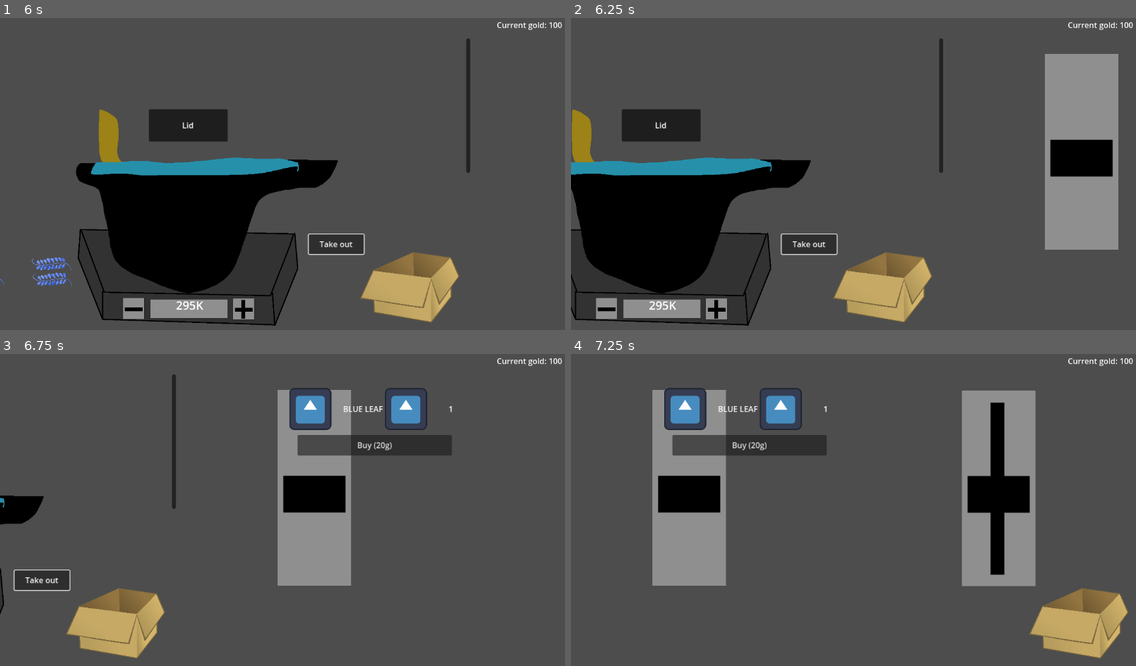
Above: before the commit, frames 1-4 (two rows, left to right).
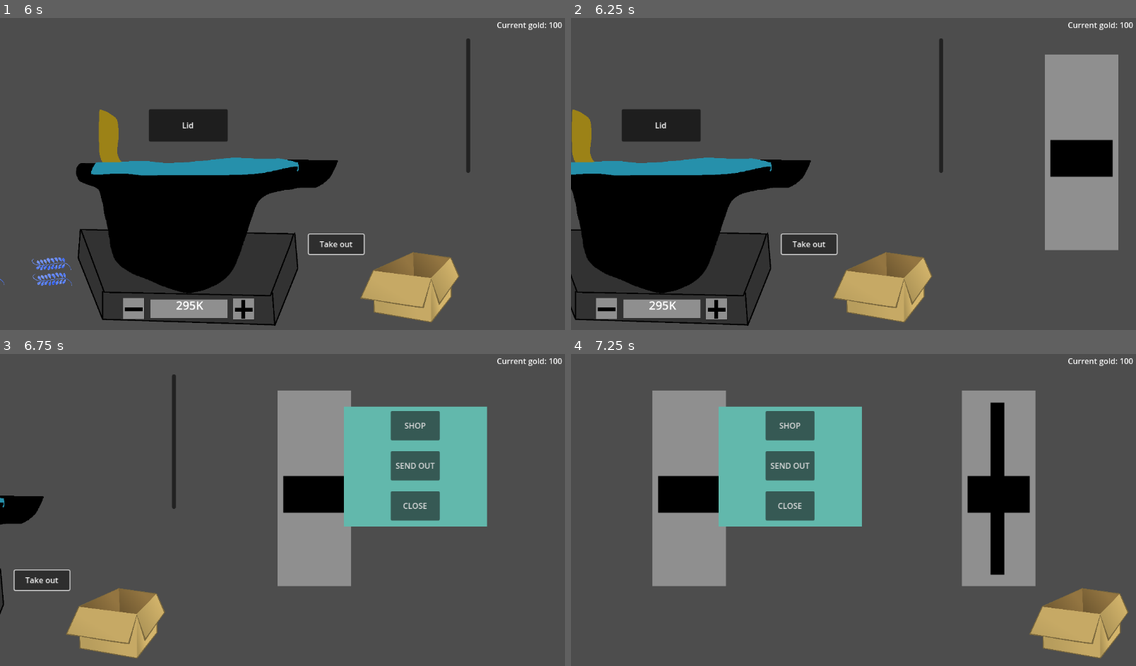
Above: after the commit, the same moments.

Repository: Gutek8134/poison-craft
Game: Godot game, scene res://scenes/levels/main.tscn
Two runs of this game, one before a commit and one after it. Both use one fixed random seed, a clock stepped at 60 frames per second and the inputs below. The engine's default icon, where the game draws it, is replaced by a stand-in: a white triangle on a blue panel in a dark square.
Inputs (mouse positions are in pixels of both pictures, inside the frame that each line leads up to):
- Up to frame 1 (6 s): click "Lid" at 0.5 s; click (327, 308) at 1.25 s; click (220, 308) at 2 s; click "Take out" at 2.75 s; tap Enter at 3.5 s; drag from (50, 280) to (265, 270) at 3.52 s; drag from (113, 264) to (265, 270) at 4.27 s; move the mouse to (135, 280) at 5.02 s; hold Right (Right) 5.03-5.75 s; hold Ctrl 5.03-5.75 s; click (135, 280) at 5.17 s; tap Space at 5.75 s; drag from (254, 239) to (113, 127) at 5.77 s
- Up to frame 2 (6.25 s): no input
- Up to frame 3 (6.75 s): drag from (412, 488) to (214, 616) at 6.52 s
- Up to frame 4 (7.25 s): no input

Frame 1 is identical in both runs. In frame 2, 0.1% of the frame differs, in the area x 83-97%, y 11-75%; in frame 3, 10%; in frame 4, 10%, in the area x 14-52%, y 10-75%.

Commit message:
Customer and Salesperson can finally go away, also improved UI a bit

Diff:
--- a/project.godot
+++ b/project.godot
@@ -18,7 +18,7 @@
 [autoload]
 
 InventoryManager="*res://scripts/inventory_manager.gd"
-CustomerManager="res://scripts/customer_manager.gd"
+CustomerManager="*res://scripts/customer_manager.gd"
 KnowledgeManager="*res://scripts/knowledge_manager.gd"
 
 [display]
--- a/scenes/prefabs/salesperson.tscn
+++ b/scenes/prefabs/salesperson.tscn
@@ -20,7 +20,6 @@
 shape = SubResource("RectangleShape2D_pbuwa")
 
 [node name="Sprite2D" type="Sprite2D" parent="Area2D/CollisionShape2D"]
-position = Vector2(0, -0.500004)
 scale = Vector2(0.608333, 1.65417)
 texture = ExtResource("2_lm4uw")
 
@@ -44,5 +43,59 @@
 grow_horizontal = 1
 grow_vertical = 1
 
+[node name="DialogueMenu" type="Control" parent="."]
+visible = false
+layout_mode = 3
+anchors_preset = 0
+offset_left = 60.0
+offset_top = -167.0
+offset_right = 60.0
+offset_bottom = -167.0
+
+[node name="Background" type="ColorRect" parent="DialogueMenu"]
+offset_right = 292.0
+offset_bottom = 245.0
+color = Color(0.384394, 0.719996, 0.676708, 1)
+
+[node name="ButtonContainer" type="VBoxContainer" parent="DialogueMenu"]
+offset_right = 292.0
+offset_bottom = 242.0
+
+[node name="Shop" type="CenterContainer" parent="DialogueMenu/ButtonContainer"]
+custom_minimum_size = Vector2(0, 78.62)
+layout_mode = 2
+size_flags_horizontal = 3
+size_flags_vertical = 0
+
+[node name="Button" type="Button" parent="DialogueMenu/ButtonContainer/Shop"]
+custom_minimum_size = Vector2(100, 60)
+layout_mode = 2
+text = "SHOP"
+
+[node name="SendOut" type="CenterContainer" parent="DialogueMenu/ButtonContainer"]
+custom_minimum_size = Vector2(0, 78.62)
+layout_mode = 2
+size_flags_horizontal = 3
+size_flags_vertical = 0
+
+[node name="Button" type="Button" parent="DialogueMenu/ButtonContainer/SendOut"]
+custom_minimum_size = Vector2(100, 60)
+layout_mode = 2
+text = "SEND OUT"
+
+[node name="Close" type="CenterContainer" parent="DialogueMenu/ButtonContainer"]
+custom_minimum_size = Vector2(0, 78.62)
+layout_mode = 2
+size_flags_horizontal = 3
+size_flags_vertical = 0
+
+[node name="Button" type="Button" parent="DialogueMenu/ButtonContainer/Close"]
+custom_minimum_size = Vector2(100, 60)
+layout_mode = 2
+text = "CLOSE"
+
 [connection signal="body_entered" from="Area2D" to="." method="_on_area_2d_body_entered"]
 [connection signal="input_event" from="Area2D" to="." method="_on_area_2d_input_event"]
+[connection signal="pressed" from="DialogueMenu/ButtonContainer/Shop/Button" to="." method="_on_shop_button_pressed"]
+[connection signal="pressed" from="DialogueMenu/ButtonContainer/SendOut/Button" to="." method="go_away"]
+[connection signal="pressed" from="DialogueMenu/ButtonContainer/Close/Button" to="." method="dialogue_menu_off"]
--- a/scripts/customer.gd
+++ b/scripts/customer.gd
@@ -102,14 +102,15 @@
 	dialogue_box_2.say(_text, time)
 
 
-func try_buy_potion(potion: Ingredient) -> void:
+func try_buy_potion(potion: Ingredient) -> bool:
 	var price = get_final_price(potion)
 	if price == 0:
 		say("This is worthless!", 5, 2)
-		return
+		return false
 
 	say("Thank you", 3, 2)
 	InventoryManager.add_gold(price)
+	return true
 
 func get_final_price(potion: Ingredient) -> int:
 	var potion_effects: Array[SubstanceEffect] = []
@@ -153,8 +154,12 @@
 			say("Why are you giving this to me?", 3)
 			return
 
-		try_buy_potion(body)
-		return
+		if try_buy_potion(body):
+			go_away()
+
+func go_away() -> void:
+	CustomerManager.customer_went_away.emit()
+	CoroutinesLib.invoke(queue_free, get_tree(), 10)
 
 var _introduction_is_said: bool = false
 func _on_area_2d_input_event(_viewport: Node, event: InputEvent, _shape_idx: int) -> void:
--- a/scripts/customer_manager.gd
+++ b/scripts/customer_manager.gd
@@ -1,8 +1,11 @@
 extends Node
+
+signal customer_went_away()
 
 func _ready() -> void:
     spawn_customer.call_deferred()
     spawn_salesperson.call_deferred()
+    customer_went_away.connect(func(): return )
 
 func spawn_customer():
     var customer: Customer = Customer.generate_random_customer()
--- a/scripts/main_scene.gd
+++ b/scripts/main_scene.gd
@@ -25,6 +25,16 @@
 var starting_position: Vector2
 var ending_position: Vector2
 
+## Basically a semaphore, but without locks
+## Implemented this way in case multiple ui elements want to lock the current screen
+var _movement_locks: int = 0
+
+func lock_movement() -> void:
+	_movement_locks += 1
+
+func unlock_movement() -> void:
+	_movement_locks -= 1
+
 func _ready() -> void:
 	inventory_ui.update_spawn_node()
 	InventoryManager.gold_display = $CurrentGold
@@ -37,6 +47,11 @@
 func _unhandled_key_input(event: InputEvent) -> void:
 	if scene_movement_timer and is_instance_valid(scene_movement_timer) and not is_zero_approx(scene_movement_timer.time_left):
 		return
+
+	# Most UI prefers to stay on the same scene
+	if _movement_locks > 0:
+		return
+
 	var previous_scene: Node2D = currently_selected_scene
 	var next_scene: Node2D
 	var next_scene_index: Vector2i
--- a/scripts/salesperson.gd
+++ b/scripts/salesperson.gd
@@ -6,6 +6,7 @@
 
 @onready var shop_ui = $Shop
 @onready var shop_items_container = $Shop/ScrollContainer/GridContainer
+@onready var dialogue_menu = $DialogueMenu
 
 const shop_item_scene = preload("res://scenes/prefabs/ui/shop_item.tscn")
 
@@ -19,6 +20,7 @@
 
 
 var ingredient_data_table: IngredientDataTable = IngredientDataTable.factory()
+var scene_changer: MainScene
 
 const salesperson_scene: PackedScene = preload("res://scenes/prefabs/salesperson.tscn")
 
@@ -40,6 +42,12 @@
 		"Blue Leaf": shop_item_scene.instantiate()
 	}
 	assortment["Blue Leaf"].ingredient_name = "Blue Leaf"
+
+	if get_tree().current_scene is MainScene:
+		scene_changer = get_tree().current_scene
+	else:
+		scene_changer = null
+
 	print(assortment)
 	setup_shop()
 	update_shop_display()
@@ -54,13 +62,65 @@
 func update_shop_display() -> void:
 	pass
 
+func go_away() -> void:
+	# Just in case
+	dialogue_menu_off()
+	CustomerManager.customer_went_away.emit()
+	CoroutinesLib.invoke(queue_free, get_tree(), 4)
+
+func dialogue_menu_on() -> void:
+	if dialogue_menu.visible:
+		return
+
+	dialogue_menu.visible = true
+	if scene_changer != null:
+		scene_changer.lock_movement()
+
+func dialogue_menu_off() -> void:
+	if not dialogue_menu.visible:
+		return
+
+	dialogue_menu.visible = false
+	if scene_changer != null:
+		scene_changer.unlock_movement()
+
+func shop_ui_on() -> void:
+	if shop_ui.visible:
+		return
+
+	shop_ui.visible = true
+	if scene_changer != null:
+		scene_changer.lock_movement()
+
+func shop_ui_off() -> void:
+	if not shop_ui.visible:
+		return
+
+	shop_ui.visible = false
+	if scene_changer != null:
+		scene_changer.unlock_movement()
+
+
 func _on_area_2d_body_entered(_body: Node2D) -> void:
 	pass
 
 func _on_area_2d_input_event(_viewport: Node, event: InputEvent, _shape_idx: int) -> void:
 	if event is InputEventMouseButton:
 		if event.pressed and event.button_index == MOUSE_BUTTON_LEFT:
-			shop_ui.visible = !shop_ui.visible
+			dialogue_menu_on()
+
+		if event.pressed and event.button_index == MOUSE_BUTTON_RIGHT:
+			dialogue_menu_off()
+
+func _on_shop_button_pressed() -> void:
+	dialogue_menu_off()
+	shop_ui_on()
+
+func _unhandled_input(event: InputEvent) -> void:
+	if event is InputEventKey:
+		if event.pressed and event.keycode == KEY_ESCAPE:
+			dialogue_menu_off()
+			shop_ui_off()
 
 func _on_item_run_out(ingredient_name: String) -> void:
 	assortment.erase(ingredient_name)
